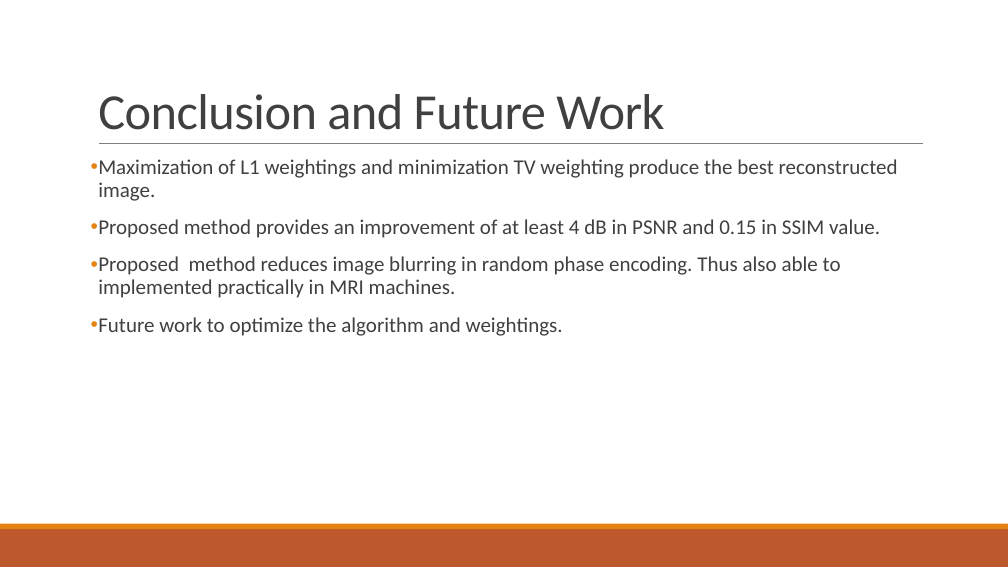
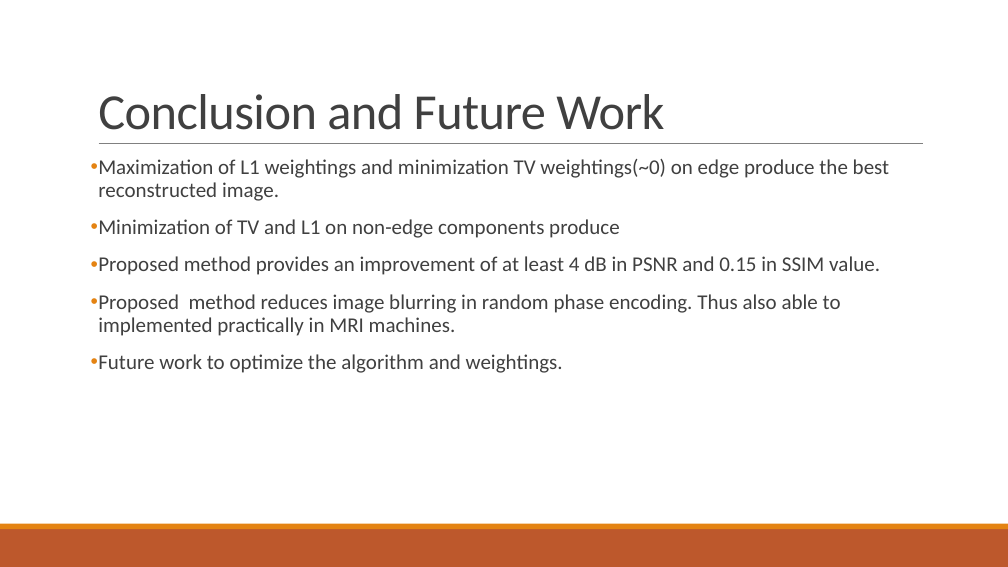
Before and after one commit to HenryHanh/CS-MRI-Thesis, a slide deck: slide 20 of Reference Based Compressed Sensing in MRI.pptx. Drawn at 1008x567 pixels with LibreOffice and Linux fonts; fonts in the diff are those of the drawing. Boxes give left, top, right and bottom in pixels: in the first picture for what was removed or moved away, otherwise in the second. Text is boxed around its words. In the diff, an @@ line names an element or a change of style, - is before the commit and + after.

Commit message:
powerpoint

```diff
--- a/Reference Based Compressed Sensing in MRI.pptx
+++ b/Reference Based Compressed Sensing in MRI.pptx
@@ text at (98,159,890,238): text changed @@
-• Maximization of L1 weightings and minimization TV weighting produce the best reconstructed image.
+• Maximization of L1 weightings and minimization TV weightings(~0) on edge produce the best reconstructed image.
+• Minimization of TV and L1 on non-edge components produce
```
Also in this commit, not shown: 4 other slides changed.
